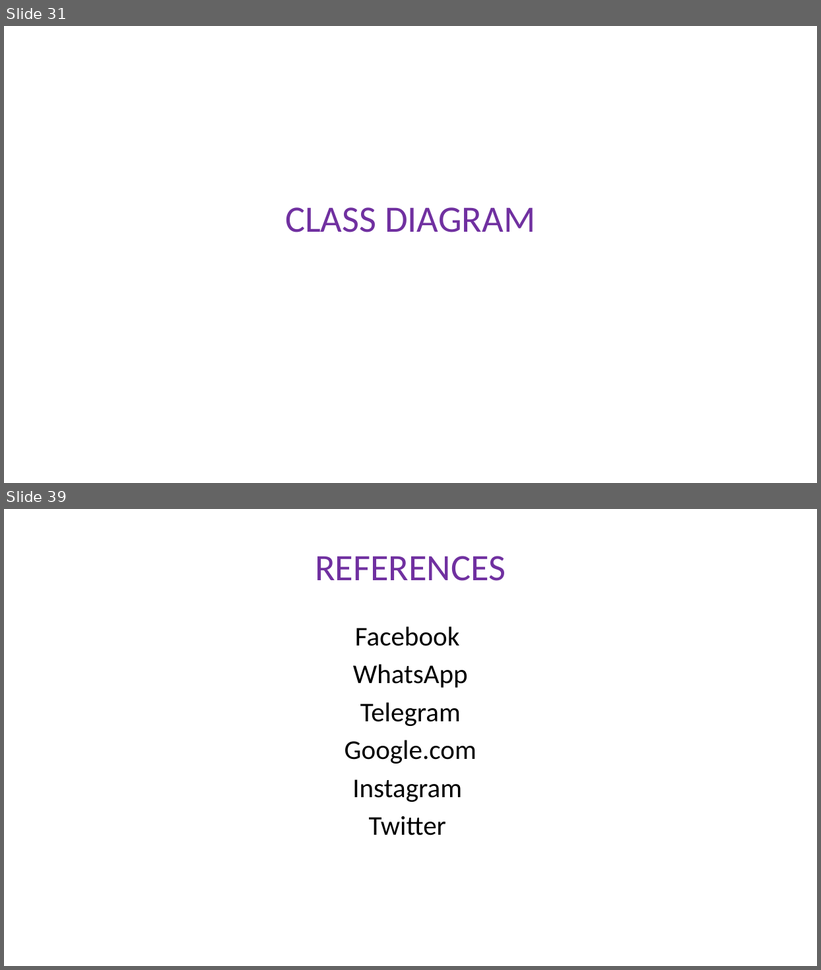
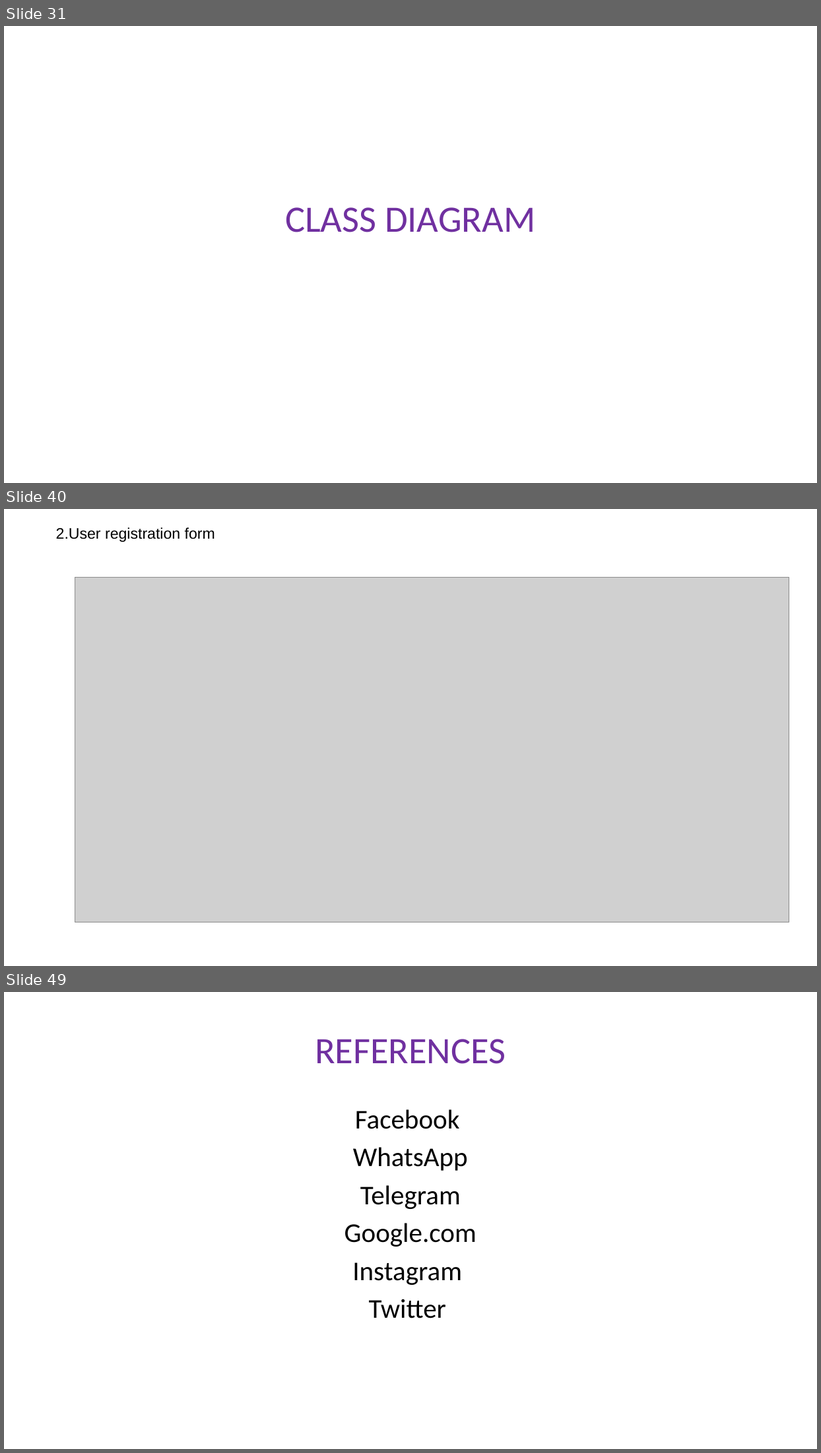
Before and after one commit to gaurangkumar/laravel-social-media, a slide deck: docs/agwis.pptx. Shown one above the other, each under a label of ours: slides 31 and 39 before the commit, slides 31, 40 and 49 after it; the slides between them are not shown. The pictures are 821x970 and 821x1453 pixels, drawn with LibreOffice and Linux fonts; fonts in the diff are those of the drawing; grey boxes stand for pictures. Boxes give left, top, right and bottom in pixels: in the first picture for what was removed or moved away, otherwise in the second. Text is boxed around its words. In the diff, an @@ line names an element or a change of style, - is before the commit and + after.

```diff
--- a/docs/agwis.pptx
+++ b/docs/agwis.pptx
@@ slide 40 added at bbox=[4, 509, 817, 966], background #FFFFFF @@
@@ text added at bbox=[56, 527, 215, 542], 18 pt, text #000000 @@
+2.User registration form
@@ picture added at bbox=[75, 578, 789, 923] @@
@@ what was slide 39 is now slide 49 @@
```
Also in this commit, not shown: 6 slides changed, 10 other slides added, 1 slide removed, 1 other file.
